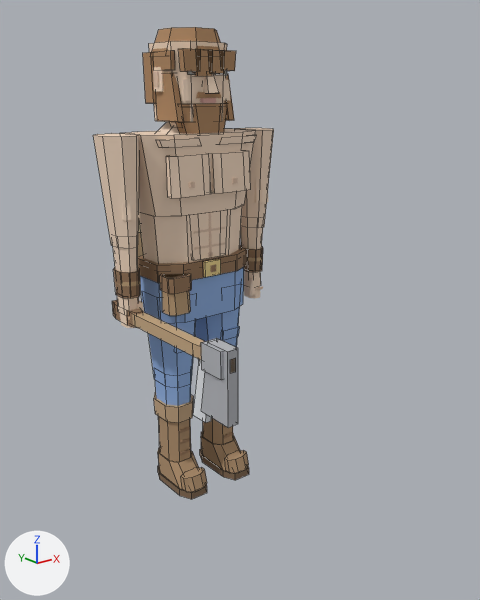
The OBJ model src/models/villager_male.obj, before and after one commit.
One viewpoint serves both versions: a camera (50 mm lens) standing at (-1.42, -2.07, 1.54) and looking at (0.05, -0.22, 0.8). Lighting does not change. The marker at lower left points along +X, +Y and +Z. The picture after the commit comes second. Mesh edges are drawn as thin lines on the coarser meshes. Where no turn or scale is listed for an object, it has been applied to the vertices.

Objects in the first picture: 'Abs', 'Arm.L', 'Arm.R', 'Arm.R.Lower.Tool.Head', 'Belly', 'Belt', 'Chest', 'Chest.Pec.L', 'Chest.Pec.R', 'Head', 'Hips', 'Leg.R' and 59 more.
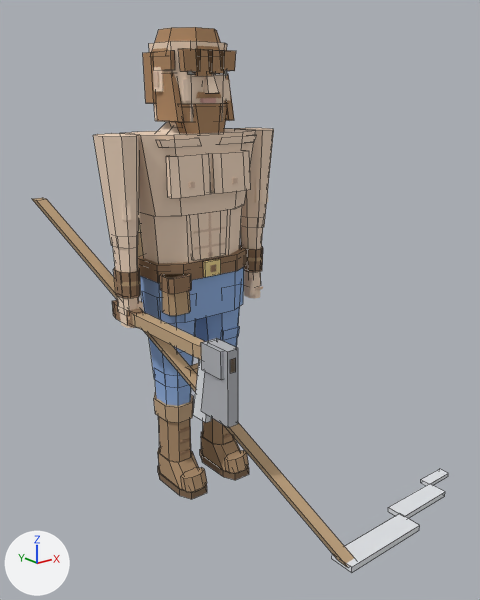
Location of each change, (x1, y1, x2, y2) in pixels of the pictures (480 x 600 px):
'Arm.R.Lower.Scythe.Snath', added
    after: (32, 198, 354, 567)
'Arm.R.Lower.Scythe.Blade.001', added
    after: (332, 513, 420, 573)
'Arm.R.Lower.Scythe.Blade.002', added
    after: (388, 484, 445, 518)
'Arm.R.Lower.Scythe.Blade', added
    after: (421, 469, 448, 485)
'Arm.R.Lower.Scythe.Nib', added (mostly hidden)
    after: (187, 363, 199, 374)

What changed in the scene script:
```text
Add me_arm_r_lower_scythe_snath:
    me_arm_r_lower_scythe_snath.from_pydata([(-0.073, -0.878, 0.12), (-0.073, -0.922, 0.12), (-0.029, -0.922, 0.12), (-0.029, -0.878, 0.12), (-0.433, 0.472, 1.14), (-0.433, 0.428, 1.14), (-0.389, 0.428, 1.14), (-0.389, 0.472, 1.14)], [], [(3, 2, 1, 0), (4, 5, 6, 7), (0, 1, 5, 4), (1, 2, 6, 5), (2, 3, 7, 6), (3, 0, 4, 7)])
    me_arm_r_lower_scythe_snath.materials.append(mat_wood)  # beige #c4a681
Add me_arm_r_lower_scythe_nib:
    me_arm_r_lower_scythe_nib.from_pydata(...)  # a box spanning x -0.219..-0.079, y -0.288..-0.252, z 0.578..0.614
    me_arm_r_lower_scythe_nib.materials.append(mat_wood)  # beige #c4a681
Add me_arm_r_lower_scythe_blade_002:
    me_arm_r_lower_scythe_blade_002.from_pydata(...)  # a box spanning x 0.269..0.509, y -0.87..-0.8, z 0.108..0.126
    me_arm_r_lower_scythe_blade_002.materials.append(mat_steel)  # white #e5e7eb
Add me_arm_r_lower_scythe_blade_001:
    me_arm_r_lower_scythe_blade_001.from_pydata(...)  # a box spanning x -0.071..0.269, y -0.935..-0.85, z 0.108..0.128
    me_arm_r_lower_scythe_blade_001.materials.append(mat_steel)  # white #e5e7eb
Add me_arm_r_lower_scythe_blade:
    me_arm_r_lower_scythe_blade.from_pydata(...)  # a box spanning x 0.509..0.629, y -0.8..-0.76, z 0.11..0.124
    me_arm_r_lower_scythe_blade.materials.append(mat_steel)  # white #e5e7eb
Add ob_arm_r_lower_scythe_snath:
    ob_arm_r_lower_scythe_snath = bpy.data.objects.new('Arm.R.Lower.Scythe.Snath', me_arm_r_lower_scythe_snath)
    ob_arm_r_lower_scythe_snath.location = (0.0, 0.0, 0.0)
Add ob_arm_r_lower_scythe_nib:
    ob_arm_r_lower_scythe_nib = bpy.data.objects.new('Arm.R.Lower.Scythe.Nib', me_arm_r_lower_scythe_nib)
    ob_arm_r_lower_scythe_nib.location = (0.0, 0.0, 0.0)
Add ob_arm_r_lower_scythe_blade_002:
    ob_arm_r_lower_scythe_blade_002 = bpy.data.objects.new('Arm.R.Lower.Scythe.Blade.002', me_arm_r_lower_scythe_blade_002)
    ob_arm_r_lower_scythe_blade_002.location = (0.0, 0.0, 0.0)
Add ob_arm_r_lower_scythe_blade_001:
    ob_arm_r_lower_scythe_blade_001 = bpy.data.objects.new('Arm.R.Lower.Scythe.Blade.001', me_arm_r_lower_scythe_blade_001)
    ob_arm_r_lower_scythe_blade_001.location = (0.0, 0.0, 0.0)
Add ob_arm_r_lower_scythe_blade:
    ob_arm_r_lower_scythe_blade = bpy.data.objects.new('Arm.R.Lower.Scythe.Blade', me_arm_r_lower_scythe_blade)
    ob_arm_r_lower_scythe_blade.location = (0.0, 0.0, 0.0)
```
